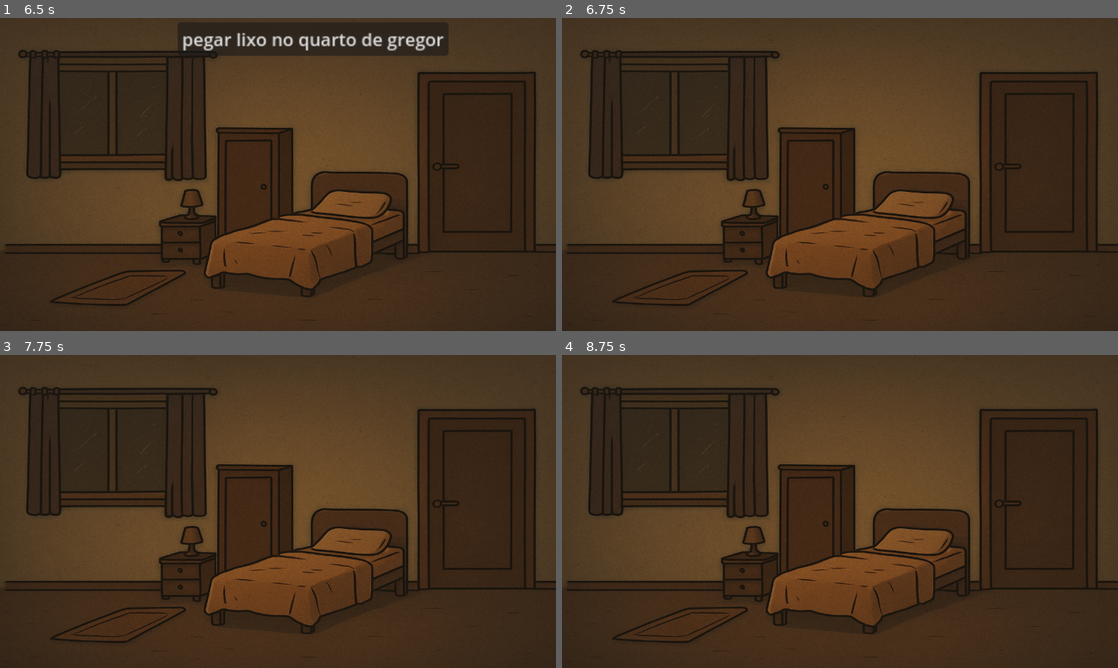
Above: before the commit, frames 1-4 (two rows, left to right).
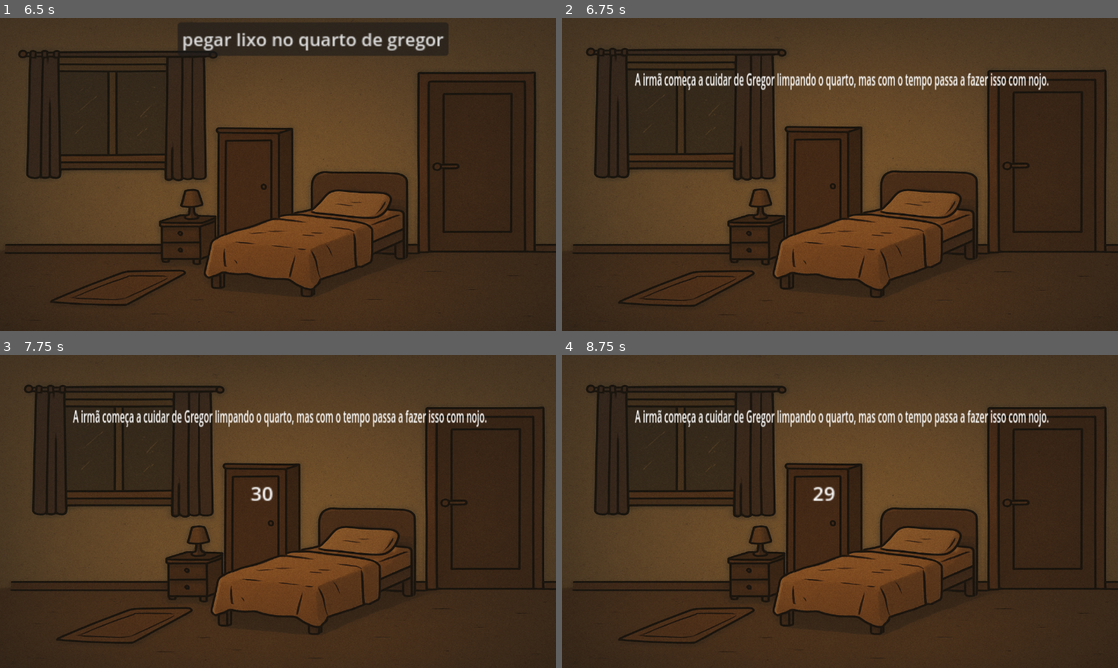
Above: after the commit, the same moments.

Repository: LuisChavesBueno/mertamorfose
Game: Godot game, scene res://desafios/des2/des2.tscn
The game is run twice, just before and just after one commit, with the same random seed, the same clock (stepped at 60 frames per second) and the same inputs. This scene is started directly instead of the project's main scene.
Inputs (mouse positions are in pixels of both pictures, inside the frame that each line leads up to):
- Up to frame 1 (6.5 s): click (533, 324) at 0.5 s; click (283, 296) at 1.25 s; click (533, 52) at 2 s; click (72, 86) at 2.75 s; click (22, 327) at 3.5 s; click (555, 265) at 4.25 s; click (455, 318) at 5 s; click (33, 255) at 5.75 s
- Up to frame 2 (6.75 s): click "pegar lixo no quarto de gregor" at 6.5 s
- Up to frame 3 (7.75 s): tap Enter at 7.25 s
- Up to frame 4 (8.75 s): tap Space at 8 s

Frame 1 is identical in both runs. In frame 2, 14% of the frame differs, in the area x 0-98%, y 9-97%; in frame 3, 14%; in frame 4, 14%.

Commit message:
carregar

Diff:
--- a/des3.gd
+++ b/des3.gd
@@ -37,8 +37,8 @@
 
 func resposta(r):
 	if r == b1:
-		get_tree().change_scene_to_file("C:/Users/User/Documents/projetos/mertamorfose/desafios/des4/des4.tscn")
+		get_tree().change_scene_to_file("res://desafios/des4/des4.tscn")
 	elif r == b2:
-		get_tree().change_scene_to_file("C:/Users/User/Documents/projetos/mertamorfose/desafios/des1/ds1tscn.tscn")
+		get_tree().change_scene_to_file("res://desafios/des1/ds1tscn.tscn")
 	elif r == b3:
-		get_tree().change_scene_to_file("C:/Users/User/Documents/projetos/mertamorfose/desafios/des1/ds1tscn.tscn")
+		get_tree().change_scene_to_file("res://desafios/des1/ds1tscn.tscn")
--- a/des5.gd
+++ b/des5.gd
@@ -33,8 +33,8 @@
 
 func resposta(r):
 	if r == p1:
-		get_tree().change_scene_to_file("C:/Users/User/Documents/projetos/mertamorfose/desafios/final/final.tscn")
+		get_tree().change_scene_to_file("res://desafios/final/final.tscn")
 	elif r == p2:
-		get_tree().change_scene_to_file("C:/Users/User/Documents/projetos/mertamorfose/desafios/des1/ds1tscn.tscn")
+		get_tree().change_scene_to_file("res://desafios/des1/ds1tscn.tscn")
 	else:
-		get_tree().change_scene_to_file("C:/Users/User/Documents/projetos/mertamorfose/desafios/des1/ds1tscn.tscn")
+		get_tree().change_scene_to_file("res://desafios/des1/ds1tscn.tscn")
--- a/desafios/des1/d1Sprite.gd
+++ b/desafios/des1/d1Sprite.gd
@@ -19,8 +19,6 @@
 
 var res_array: Array = []
 var botao_dica_clicado = false
-
-var um_minuto = false
 
 func _ready():
 	historia.hide()
@@ -82,15 +80,10 @@
 	relogio.show()
 	audio.play()
 	for i in range(43, 0, -1):
-		if um_minuto == true:
-			get_tree().change_scene_to_file("C:/Users/User/Documents/projetos/mertamorfose/desafios/des2/des2.tscn")
-			return
 		await get_tree().create_timer(1.0).timeout
 		relogio.text = str(i)
 		if i == 1:
-			get_tree().change_scene_to_file("C:/Users/User/Documents/projetos/mertamorfose/desafios/des2/des2.tscn")
-			um_minuto = true
-
+			get_tree().change_scene_to_file("res://desafios/des2/des2.tscn")
 func dica_aparecer():
 	dica.text = ("1915")
 	return
--- a/desafios/des2/des_2.gd
+++ b/desafios/des2/des_2.gd
@@ -27,4 +27,4 @@
 func _process(delta: float):
 	if get_child_count() == 1:
 		print("ganouh")
-		get_tree().change_scene_to_file("C:/Users/User/Documents/projetos/mertamorfose/desafios/des3/des_3.tscn")
+		get_tree().change_scene_to_file("res://desafios/des3/des_3.tscn")
--- a/desafios/des4/des4.gd
+++ b/desafios/des4/des4.gd
@@ -35,8 +35,8 @@
 
 func resposta(r):
 	if r == b1:
-		get_tree().change_scene_to_file("C:/Users/User/Documents/projetos/mertamorfose/desafios/des1/ds1tscn.tscn")
+		get_tree().change_scene_to_file("res://desafios/des1/ds1tscn.tscn")
 	elif r == b2:
-		get_tree().change_scene_to_file("C:/Users/User/Documents/projetos/mertamorfose/desafios/des5/des5.tscn")
+		get_tree().change_scene_to_file("res://desafios/des5/des5.tscn")
 	elif r == b3:
-		get_tree().change_scene_to_file("C:/Users/User/Documents/projetos/mertamorfose/desafios/des1/ds1tscn.tscn")
+		get_tree().change_scene_to_file("res://desafios/des1/ds1tscn.tscn")
